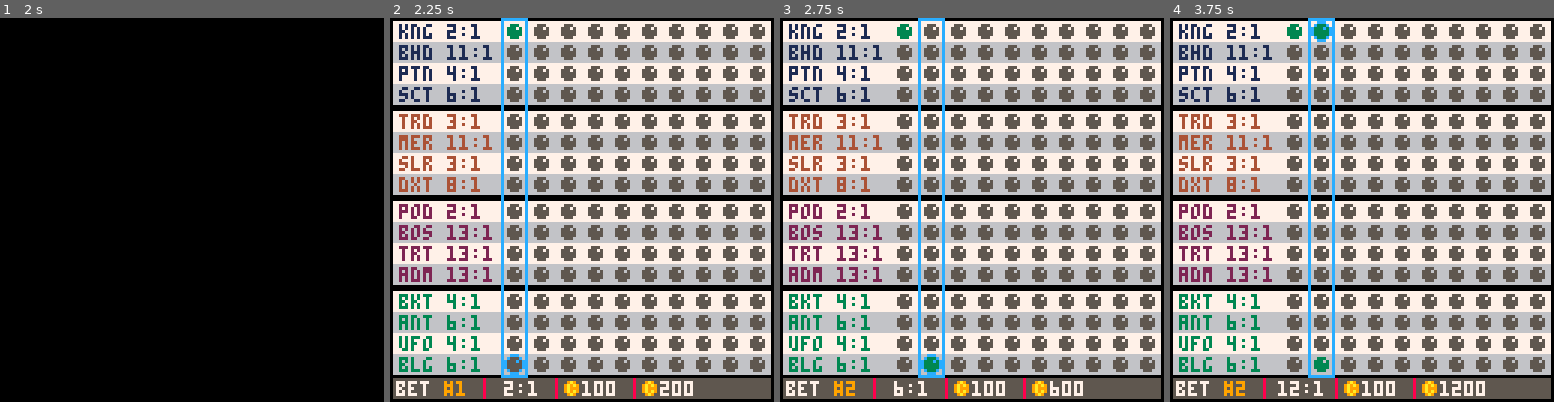
Above: before the commit, frames 1-4 (left to right).
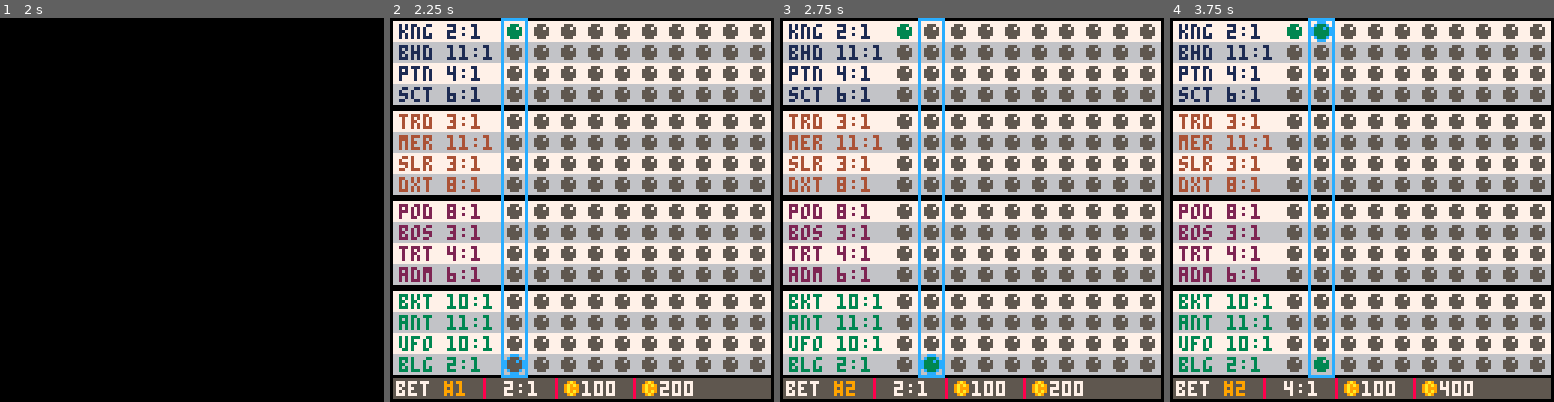
Above: after the commit, the same moments.

Repository: suspicious-smoke/club-bets-pico8
Game: PICO-8 cartridge galaxy_club_bets.p8
Two runs of this game, one before a commit and one after it. Both use one fixed random seed, a clock stepped at 60 frames per second and the inputs below.
Inputs:
- Up to frame 1 (2 s): tap X (X key) at 0.33, 1.07, 1.85 s; tap O (Z key) at 0.7, 1.7 s; hold Right from 1.6 s (still down)
- Up to frame 2 (2.25 s): release Right at 2.1 s; tap O (Z key) at 2.1 s; hold Up from 2.15 s (still down)
- Up to frame 3 (2.75 s): release Up at 2.42 s; hold Right from 2.47 s (still down); tap O (Z key) at 2.5 s
- Up to frame 4 (3.75 s): tap O (Z key) at 2.9, 3.3, 3.7 s; tap X (X key) at 2.97 s; release Right at 3.03 s; hold Left 3.08-3.58 s; hold Down from 3.63 s (still down)

Frame 1 is identical in both runs. In frame 2, 1.3% of the frame differs, in the area x 14-27%, y 49-92%; in frame 3, 1.4%; in frame 4, 1.7%, in the area x 14-83%, y 49-99%.

Commit message:
save achievements

Diff:
--- a/galaxy_club_bets.p8
+++ b/galaxy_club_bets.p8
@@ -63,16 +63,16 @@
 
 	--{name,abreiv,base,{strengths category},weakness category}
 	players={
-		{"bosco","bos",10,{1,3},8},
+		{"bosco","bos",12,{9},3},
 		{"admiral","adm",11,{1,4},10},
 		{"dexter","dxt",12,{2,7,12},5},
 		{"pontoon","ptn",14,{4,8},2},
 		{"sailor","slr",15,{5},7},
 		{"bucket","bkt",16,{6},11},
-		{"pod eng","pod",17,{1,6,9},10},
+		{"pod eng","pod",10,{1,3},8},
 		{"merchant","mer",10,{2,3},8},
 		{"scuttle","sct",11,{4,9},6},
-		{"beluga","blg",12,{9},3},
+		{"beluga","blg",17,{1,6,9},10},
 		{"ant","ant",13,{10},5},
 		{"turtle","trt",14,{2,11},4},
 		{"beholder","bhd",15,{9},1},
@@ -238,9 +238,10 @@
 	sn=0
 	mm_sel=1
 	menu_items={"new season"}
-	_saved_season=dget(24)
-	if _saved_season>1 then
-		add(menu_items,"continue season ".._saved_season.."/20")
+	saved_season=dget(24)
+	saved_tier=dget(25)--load achivement tier
+	if saved_season>1 then
+		add(menu_items,"continue season "..saved_season.."/20")
 	end
 	add(menu_items, "daily bet")
 	if dailybetplaced then
@@ -274,7 +275,7 @@
 			init_daily_bet()
 		elseif _m_item=="print daily bet (pc)" then
 			init_print_ticket()
-		elseif mm_sel==2 and _saved_season>1 then--continue season
+		elseif mm_sel==2 and saved_season>1 then--continue season
 			trn_state(continue_season)
 		end
 	end
@@ -284,10 +285,14 @@
 	draw_starfield()
 	brdr_rect(20,33,87,80,2,1,5)--big border
 	--print("★galaxy club bets★",24,10,7)
-	_logo_x=8
-	spr(69,_logo_x,7,10,3)--galaxy club
-	spr(123,_logo_x+82,0,4,3)--bets
-	spr(64,48,34+sn,5,5)--floating ticket
+	spr(69,8,7,10,3)--galaxy club
+	spr(123,90,0,4,3)--bets
+	if saved_tier>0 then
+		draw_achievement(40,saved_tier)
+	else
+
+		spr(64,48,34+sn,5,5)--floating ticket
+	end
 	brdr_rect(20,75,87,45,2,7,5)--menu area
 	rrect(22,68+mm_sel*10,83,9,1,9)--selector
 	for i=1,#menu_items do
@@ -585,8 +590,7 @@
 	brdr_rect(3,9+bet_off,122,75,0,7,1)
 	rrectfill(4,10+bet_off,120,9,0,2)--red area
 	print("place a bet",42,12+bet_off,7)
-	rrectfill(4,20+bet_off,120,8,0,5)--grey area
-	line(3,19+bet_off,124,19+bet_off,1)--hline
+	brdr_rect(3,19+bet_off,122,9,0,5,1)--grey area
 	line(39,19+bet_off,39,83+bet_off,1)--vline
 	print("arena",12,21+bet_off,0)
 	print("player",72,21+bet_off,0)
@@ -594,7 +598,7 @@
 	for i_arena=1,4 do
 		local x_arval=i_arena*14+bet_off
 		line(3,13+x_arval,124,13+x_arval,1)
-		rrectfill(42,16+x_arval,80,9,1,6)
+		rrectfill(42,16+x_arval,80,9,1,6)--dropdown area
 		if arena_sel==i_arena and bet_mode==1 then
 			rrect(42,16+x_arval,80,9,1,9)--selector
 		end
@@ -930,7 +933,7 @@
 	for i_arena=1,4 do
 		local w_pid=arenas[i_arena][round_winners[i_arena]][1]
 		spr(32+i_arena,30,16+i_arena*12)--planet
-		spr(47+w_pid,41,15+i_arena*12)
+		spr(47+w_pid,41,15+i_arena*12)--ship
 		print(get_player_string(i_arena,round_winners[i_arena]),52,17+i_arena*12,7)
 	end
 	print("press 🅾️ to continue",25,120,7)
@@ -1520,8 +1523,8 @@
 
 --turns percentage into number x used in x:1 format.
 function bet_colon_format(_bet_perc)
-	local _percs={40,30,25,20,15,10,7, 5, 3, 4, 0}
-	local _podds={2, 3, 4, 5, 6, 7, 8,10,11,12,13}
+	local _percs=split("40,30,25,20,15,10,7, 5, 3, 4, 0")
+	local _podds=split("2, 3, 4, 5, 6, 7, 8,10,11,12,13")
 	for i=1,#_percs do
 		if _bet_perc>=_percs[i] then
 			return add(bet_odds,_podds[i])
@@ -1673,6 +1676,7 @@
 	music(13,1000)
 	v_tmr=0
 	dset(24,0)--delete save season
+	c_tier=0
 	if arr_greater_equal(money,split('0,0,1,0,0,0,0,0,0')) then
 		c_tier=3
 	elseif arr_greater_equal(money,split('0,0,0,1,0,0,0,0,0')) then
@@ -1680,6 +1684,9 @@
 	elseif arr_greater_equal(money,split('0,0,0,0,1,0,0,0,0')) then
 		c_tier=1
 	end
+	if dget(25)<c_tier then
+		dset(25,c_tier)--save tier
+	end
 	_upd=upd_victory
 	_drw=drw_victory
 end
@@ -1698,27 +1705,30 @@
 		print("press ❎ to exit",hcenter("press ❎ to exit"),120,7)
 	end
 	--display the victory info for the game
-	c_txt=split('\f4\^o140big spenders club,\f6\^o540high rollers club,\fa\^o940millionares club')
 	local _m=arr_to_str(money)
 	_txt={"end of the season","final winnings",_m}
-	_next_tier=split('next tier at 10k,next tier at 100k,next tier at 1 million,')
 	_clr={9,7,7}
 	for i=1,#_txt do
 		print("\^o540".._txt[i],hcenter(_txt[i]),2+i*10,_clr[i])
 	end
 	spr(37,56-#_m*2,30)--coin
-	c_tier=0
-	if c_tier>0 then
-		print(c_txt[c_tier],hcenter(c_txt[c_tier])+14,50)
+	draw_achievement(50,c_tier)
+end
+
+function draw_achievement(_y,_tier)
+	c_txt=split('\f4\^o240big spenders club,\f6\^o540high rollers club,\fa\^o940millionares club')
+	_next_tier=split('next tier at 10k,next tier at 100k,next tier at 1 mil,')
+	if _tier>0 then
+		print(c_txt[_tier],hcenter(c_txt[_tier])+14,_y)
 	end
 	for i=1,3 do
 		_ispr=14
-		if c_tier>=i then
+		if _tier>=i then
 			_ispr=6+i*2
 		end
-		spr(_ispr,15+i*20,54,2,3)
-	end
-	print(_next_tier[c_tier+1],hcenter(_next_tier[c_tier+1]),82,1)
+		spr(_ispr,15+i*20,_y+2,2,3)
+	end
+	print(_next_tier[_tier+1],hcenter(_next_tier[_tier+1]),_y+30,1)
 end
 
 -->8
@@ -2138,8 +2148,8 @@
 00000000222b0000000000000444440040f40f000ddddd0000000000d000000000000000cc0000000000000c8d330000282828000000999a0000aa0000ccc000
 1cccdd008222222d1dddcc00844411404f040f00ddddd1d0000008df0dddddd0840000000c1cccf00cc00cc00bdbb0300288800009ac9000089999a00ddddd00
 8cc77cd0223232008ddd77c0049944144004f0008dccd1d0490cccdd0dd22dcd044494c000c11ccfcccccce033939323028cc000899dc99a9999cc9adf882fd0
-1c7ccccc8222222d1d77ddd084449440841914408d66d1d044c0000008dddddc0494444400cccfccccdccdc0bbbbbbbb028880009aa9d000089999a00ddddd00
-000000000000000000dddd000444440049449400ddddd1d0000cccdf0d1ddd1d8400d0000cc0f0008dd8dd0003003000282828000000999a0000aa0000000000
+1c7c5ccc8222222d1d77ddd084449440841914408d66d1d044c0000008dddddc0494444400cccfccccdccdc0bbbbbbbb028880009aa9d000089999a00ddddd00
+005500000000000000dddd000444440049449400ddddd1d0000cccdf0d1ddd1d8400d0000cc0f0008dd8dd0003003000282828000000999a0000aa0000000000
 00000000000000000000000000000000000000000ddddd00000008dd0000000000000dd0cc000000000000000000000000000000000000000000000000000000
 00000000000000000000000000000000000000000000000000000000000000000000000000000000000000000000000000000000000000000000000000000000
 0000000000000000000000000000000000000000000000000aa00000000000aa00000000000000000000000000000000aaa00000aa0000000000000000000000
